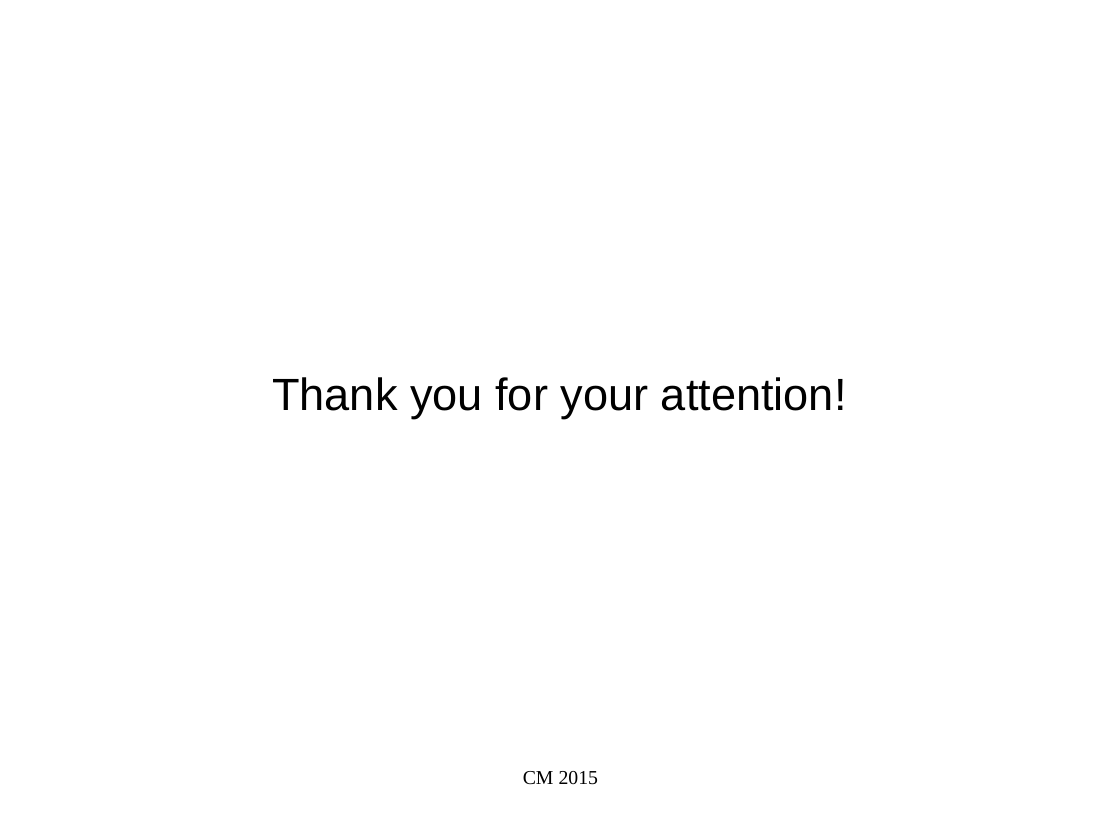
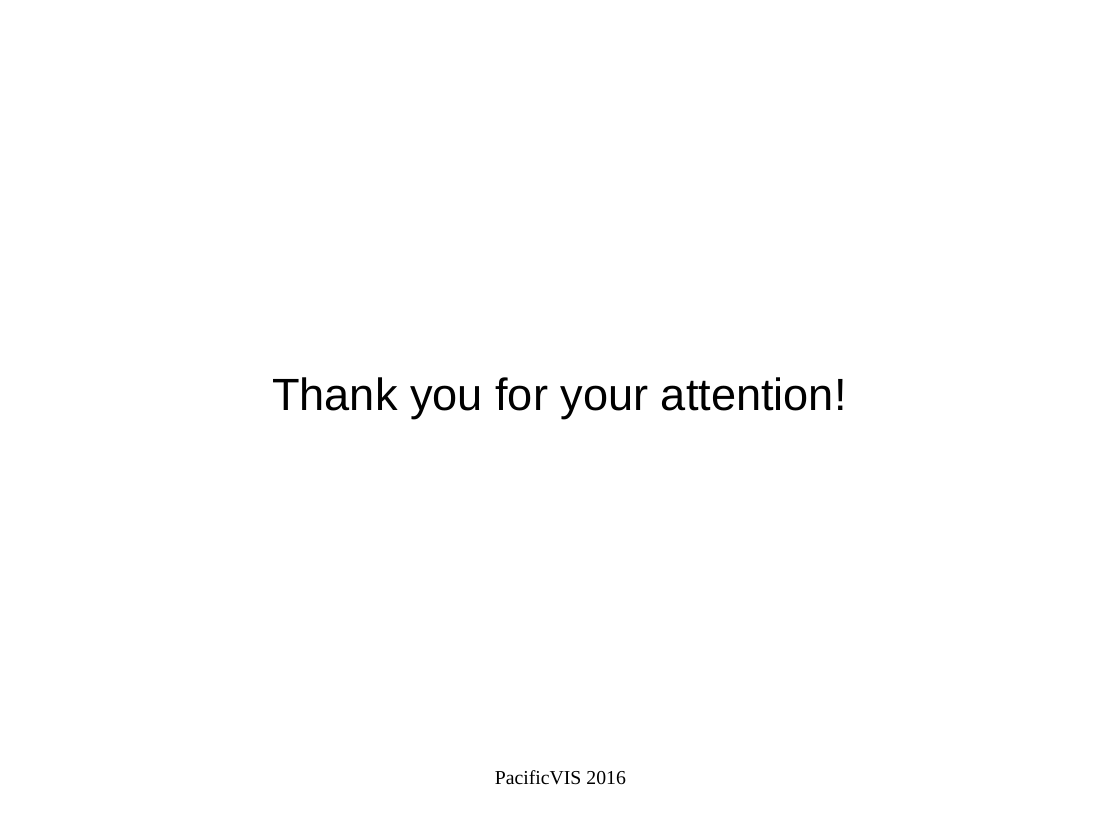
Before and after one commit to ajurcik/oit4cb, a slide deck: slide 15 of taipei2016/cm2015.odp (slide 14 before the commit). Drawn at 1120x840 pixels with LibreOffice and Linux fonts; fonts in the diff are those of the drawing. Boxes give left, top, right and bottom in pixels: in the first picture for what was removed or moved away, otherwise in the second. Text is boxed around its words. In the diff, an @@ line names an element or a change of style, - is before the commit and + after.

```diff
--- a/taipei2016/cm2015.odp
+++ b/taipei2016/cm2015.odp
@@ text at [495,770,626,785]: text changed @@
-CM 2015
+PacificVIS 2016
```
Also in this commit, not shown: 5 other slides changed, 9 slides added, 8 slides removed, 3 other files.
